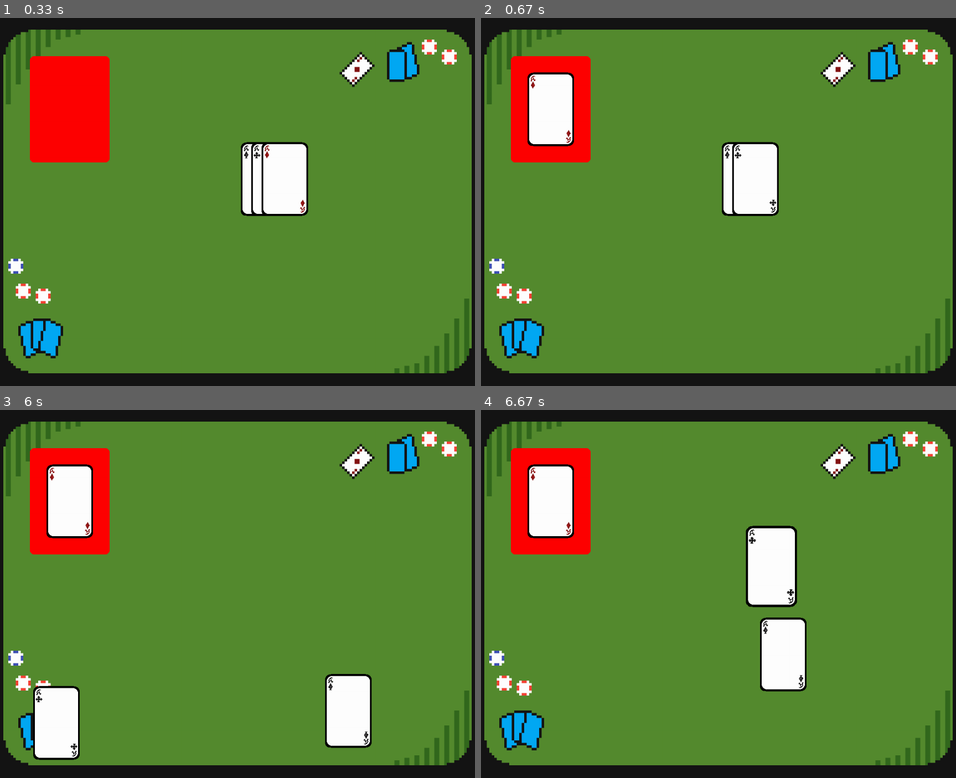
Above: before the commit, frames 1-4 (two rows, left to right).
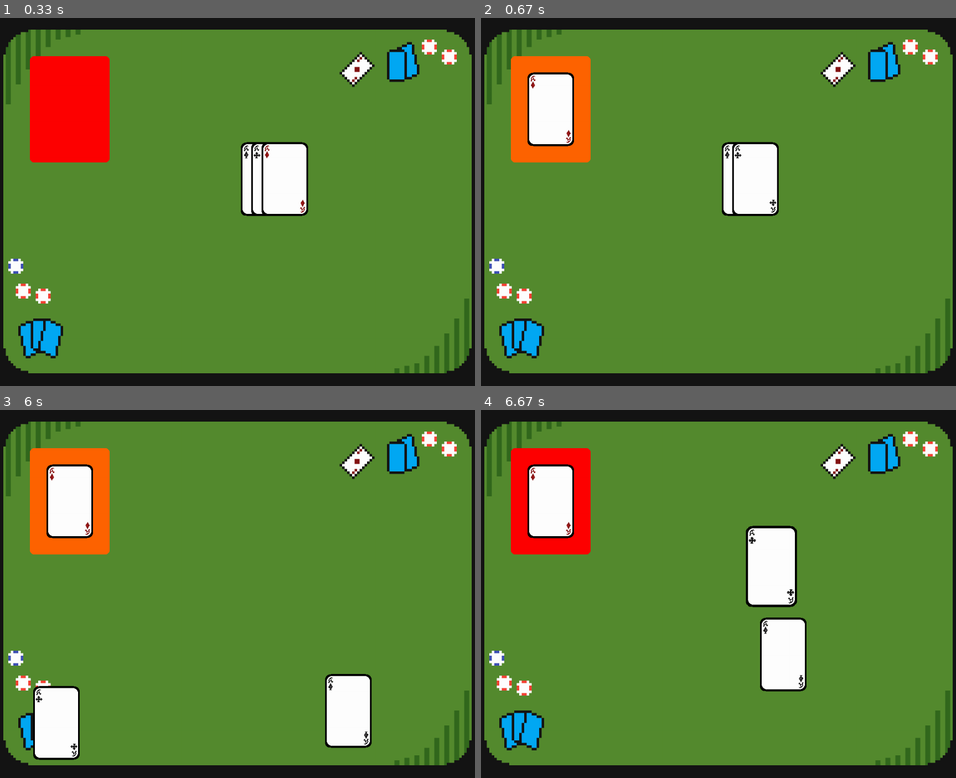
Above: after the commit, the same moments.

Repository: etooley77/pygame-card-game-engine
Game: pygame game, started from main.py
Same seed, same stepped clock (60 frames per second), same inputs: the game is played once before the commit and once after it.
Inputs (mouse positions are in pixels of both pictures, inside the frame that each line leads up to):
- Up to frame 1 (0.33 s): no input
- Up to frame 2 (0.67 s): press the mouse at (766, 179) at 0.37 s; move the mouse to (666, 161) at 0.47 s; release the mouse at (561, 146) at 0.6 s
- Up to frame 3 (6 s): press the mouse at (71, 502) at 0.7 s; move the mouse to (71, 502) at 0.8 s; release the mouse at (71, 505) at 0.93 s; press the mouse at (275, 571) at 1.03 s; move the mouse to (351, 652) at 1.13 s; release the mouse at (427, 733) at 1.27 s; press the mouse at (266, 571) at 1.37 s; move the mouse to (194, 641) at 1.47 s; release the mouse at (128, 715) at 1.6 s; press the mouse at (427, 733) at 1.7 s; move the mouse to (261, 693) at 1.8 s; release the mouse at (99, 652) at 1.93 s; press the mouse at (427, 733) at 2.03 s; move the mouse to (422, 594) at 2.13 s; release the mouse at (422, 450) at 2.27 s; press the mouse at (71, 502) at 2.37 s; move the mouse to (142, 476) at 2.47 s; release the mouse at (213, 454) at 2.6 s; press the mouse at (128, 715) at 2.7 s; move the mouse to (247, 601) at 2.8 s; release the mouse at (361, 490) at 2.93 s; press the mouse at (213, 454) at 3.03 s; move the mouse to (247, 513) at 3.13 s; release the mouse at (275, 571) at 3.27 s; press the mouse at (361, 490) at 3.37 s; move the mouse to (228, 538) at 3.47 s; release the mouse at (95, 586) at 3.6 s; press the mouse at (213, 454) at 3.7 s; move the mouse to (232, 590) at 3.8 s; release the mouse at (247, 726) at 3.93 s; press the mouse at (361, 490) at 4.03 s; move the mouse to (327, 538) at 4.13 s; release the mouse at (289, 586) at 4.27 s; press the mouse at (95, 586) at 4.37 s; move the mouse to (223, 649) at 4.47 s; release the mouse at (346, 711) at 4.6 s; press the mouse at (95, 586) at 4.7 s; move the mouse to (185, 531) at 4.8 s; release the mouse at (280, 472) at 4.93 s; press the mouse at (99, 652) at 5.03 s; move the mouse to (76, 686) at 5.13 s; release the mouse at (57, 722) at 5.27 s; press the mouse at (95, 586) at 5.37 s; move the mouse to (213, 568) at 5.47 s; release the mouse at (332, 549) at 5.6 s; press the mouse at (275, 571) at 5.7 s; move the mouse to (199, 531) at 5.8 s; release the mouse at (128, 490) at 5.93 s
- Up to frame 4 (6.67 s): press the mouse at (827, 711) at 6.03 s; move the mouse to (804, 682) at 6.13 s; release the mouse at (785, 652) at 6.27 s; press the mouse at (538, 722) at 6.37 s; move the mouse to (652, 645) at 6.47 s; release the mouse at (770, 564) at 6.6 s

Frame 1 is identical in both runs. In frame 2, 2.9% of the frame differs, in the area x 6-24%, y 10-40%; in frame 3, 2.9%; in frame 4, nothing differs.

Commit message:
add SnapZone highlight indicator

Diff:
--- a/engine/cards/obj/snap_zone.py
+++ b/engine/cards/obj/snap_zone.py
@@ -13,6 +13,7 @@
             super().__init__(pos, SnapZone.DEFAULT_SIZE)
 
         self.color = (255, 0, 0)
+        self.highlight_color = (255, 100, 0)
         self.border_radius = 10
         self.highlighted = False
 
@@ -48,7 +49,10 @@
                 self.unsnap()
 
     def render(self, surface):
-        draw.rect(surface, self.color, self, border_radius=self.border_radius)
+        if self.highlighted:
+            draw.rect(surface, self.highlight_color, self, border_radius=self.border_radius)
+        else:
+            draw.rect(surface, self.color, self, border_radius=self.border_radius)
 
 
 
